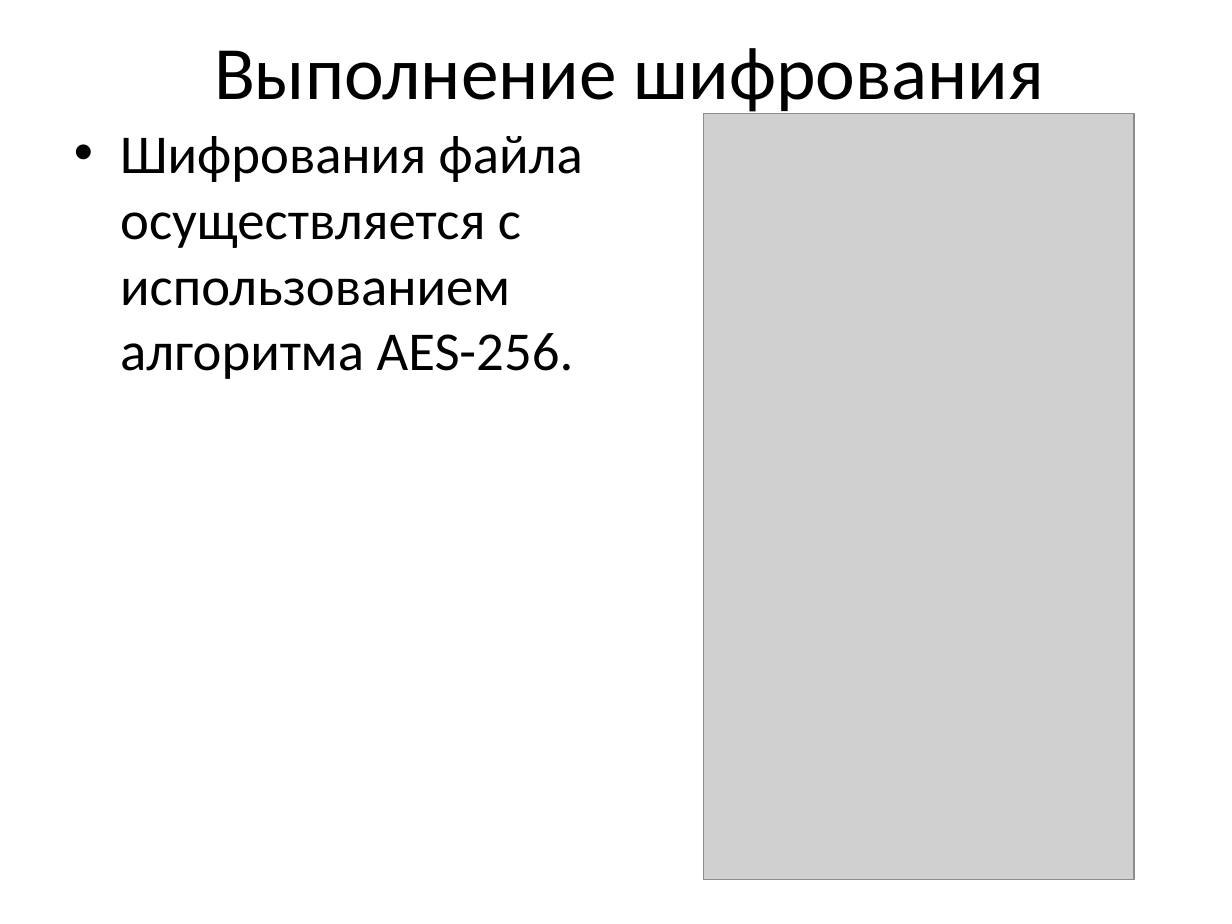
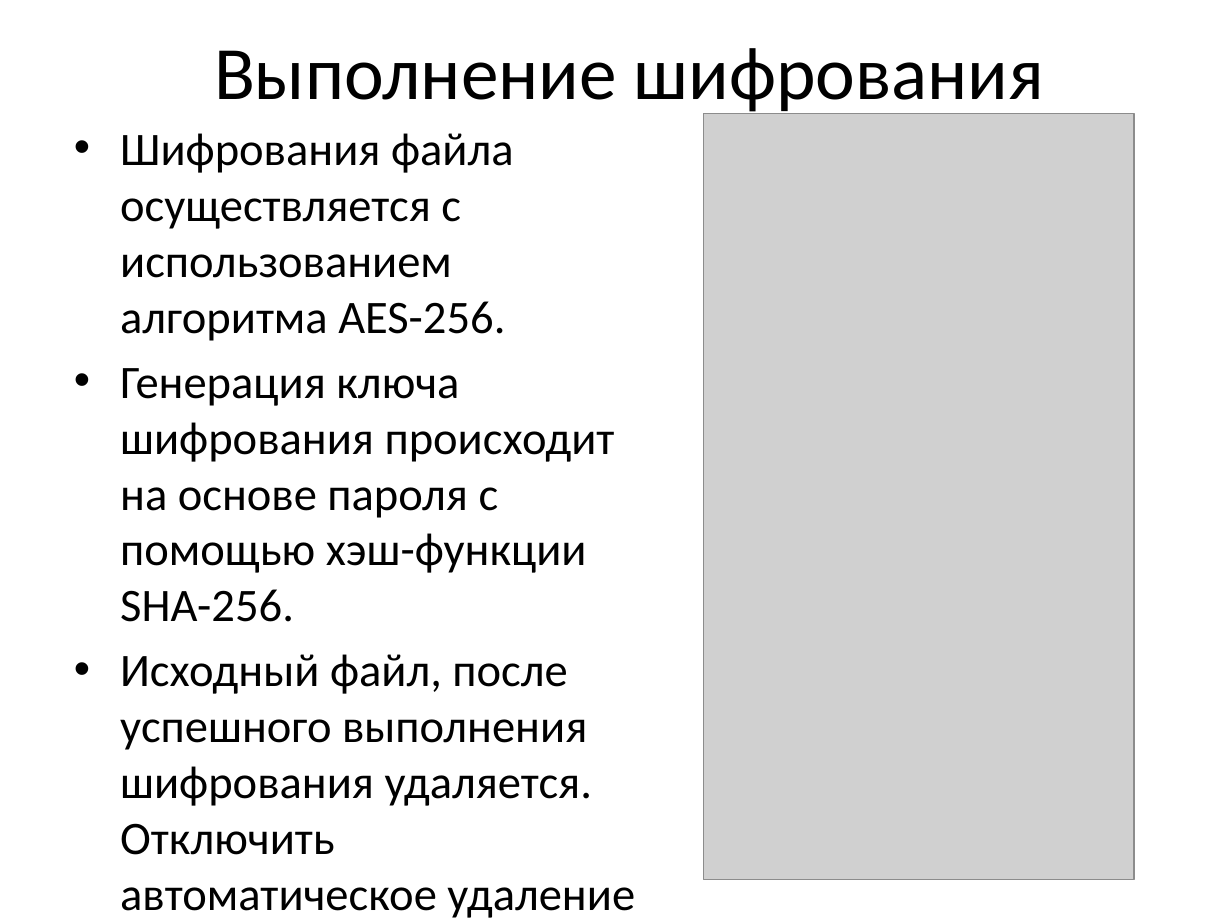
Before and after one commit to noob001/Diplom, a slide deck: slide 9 of Диплом.pptx. Drawn at 1232x924 pixels with LibreOffice and Linux fonts; fonts in the diff are those of the drawing; grey boxes stand for pictures. Boxes give left, top, right and bottom in pixels: in the first picture for what was removed or moved away, otherwise in the second. Text is boxed around its words. In the diff, an @@ line names an element or a change of style, - is before the commit and + after.

```diff
--- a/Диплом.pptx
+++ b/Диплом.pptx
@@ text at (x1=120, y1=133, x2=514, y2=341): size 32 to 27.2 pt in "Шифрования файла осуществляется с использованием алгоритма A ..." @@
@@ text at (x1=120, y1=368, x2=635, y2=918): paragraphs added @@
+• Генерация ключа шифрования происходит на основе пароля с помощью хэш-функции SHA-256.
+• Исходный файл, после успешного выполнения шифрования удаляется. Отключить автоматическое удаление можно в настройках программы.
```
Also in this commit, not shown: 3 slides added, 1 slide removed.
